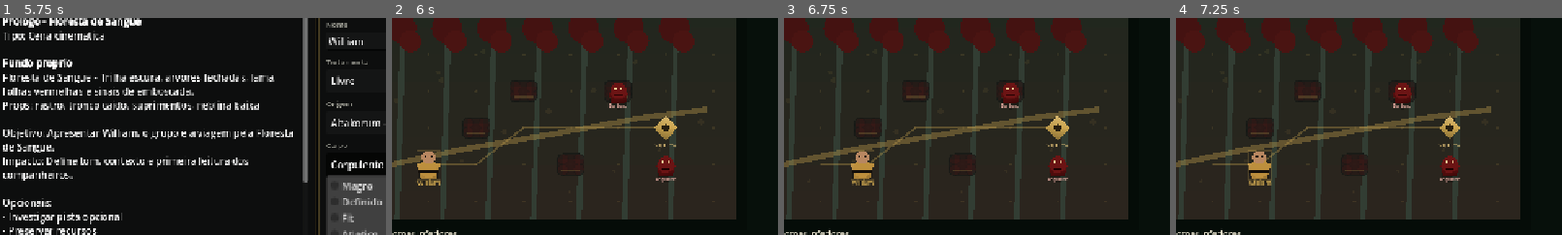
Above: before the commit, frames 1-4 (left to right).
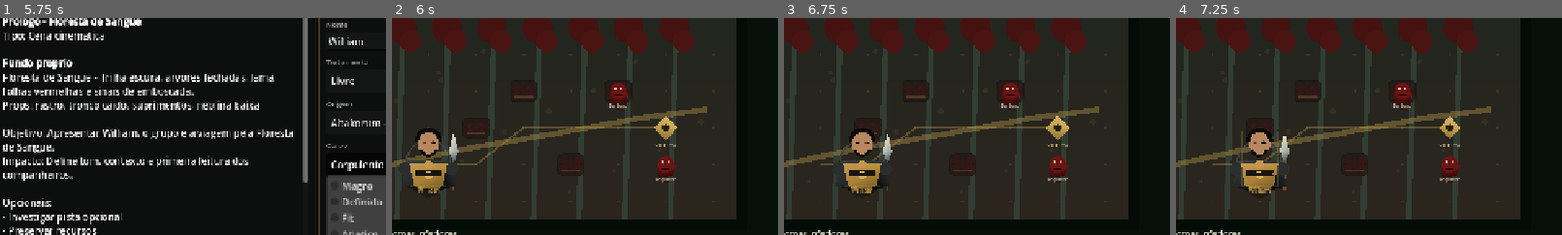
Above: after the commit, the same moments.

Repository: lzvsrx/aesdivinuscomplete
Game: Godot game, scene res://scenes/main.tscn
Two runs of this game, one before a commit and one after it. Both use one fixed random seed, a clock stepped at 60 frames per second and the inputs below.
Inputs:
- Up to frame 1 (5.75 s): click "Atletico" at 0.5 s; click "Trapezio" at 1.25 s; click "Definido" at 2 s; click "Oval" at 2.75 s; click "Musculoso" at 3.5 s; click "Amendoados" at 4.25 s; click "Corpulento" at 5 s
- Up to frame 2 (6 s): click "Jogar cena/missao" at 5.75 s
- Up to frame 3 (6.75 s): click "Livre" at 6.5 s
- Up to frame 4 (7.25 s): no input
The pictures show only the part of the screen within x 30-80%, y 33-83%; the shares and areas given below are measured in that part.

Frame 1 is identical in both runs. In frame 2, 1.9% of the frame differs, in the area x 2-18%, y 50-81%; in frame 3, 1.8%; in frame 4, 2.1%, in the area x 14-30%, y 50-81%.

Commit message:
Use character preview style in mission arena

Diff:
--- a/godot/data/aes_divinus_data.json
+++ b/godot/data/aes_divinus_data.json
@@ -1,5 +1,5 @@
 {
-  "generatedAt": "2026-08-24T23:11:01.800Z",
+  "generatedAt": "2026-08-24T23:23:18.525Z",
   "game": "Aes Divinus",
   "source": "src/data.js",
   "fearStates": {
--- a/godot/scripts/main.gd
+++ b/godot/scripts/main.gd
@@ -2163,30 +2163,215 @@
 
 	func _draw_player(board: Rect2, gold: Color) -> void:
 		var pos := _cell_center_visual(board, visual_player_cell)
-		var scale: float = clamp(min(_cell_size(board).x, _cell_size(board).y) / 76.0, 0.78, 1.35)
-		var body := Color(0.74, 0.56, 0.24)
+		var scale: float = clamp(min(_cell_size(board).x, _cell_size(board).y) / 70.0, 0.62, 1.05)
+		var palette := _player_palette()
+		var hair := _player_hair_color()
+		var eye := _player_eye_color()
+		var weapon := str(player_data.get("weapon", "iron_sword"))
 		if guarded:
-			draw_circle(pos, 34 * scale, Color(gold.r, gold.g, gold.b, 0.18))
-			draw_arc(pos, 31 * scale, -PI * 0.86, PI * 0.86, 28, Color(gold.r, gold.g, gold.b, 0.62), 4 * scale)
-		draw_circle(pos + Vector2(0, 23) * scale, 20 * scale, Color(0, 0, 0, 0.28))
+			draw_circle(pos, 39 * scale, Color(gold.r, gold.g, gold.b, 0.18))
+			draw_arc(pos, 36 * scale, -PI * 0.86, PI * 0.86, 28, Color(gold.r, gold.g, gold.b, 0.62), 4 * scale)
+		draw_circle(pos + Vector2(0, 31) * scale, 31 * scale, Color(0, 0, 0, 0.30))
+		_draw_player_weapon(pos, scale, weapon, gold)
+		_draw_player_cloak(pos, scale, palette.secondary)
+		_draw_player_body(pos, scale, palette.primary, gold)
+		_draw_soft_rect(Rect2(pos.x - 26 * scale, pos.y + 16 * scale, 52 * scale, 6 * scale), 3 * scale, Color(0.10, 0.08, 0.06))
+		draw_circle(pos + Vector2(0, 0) * scale, 8 * scale, palette.primary.lightened(0.08))
+		_draw_player_head(pos, scale)
+		_draw_player_hair(pos, scale, hair)
+		_draw_player_eye(pos + Vector2(-8, -42) * scale, scale, eye, -1)
+		_draw_player_eye(pos + Vector2(8, -42) * scale, scale, eye, 1)
+		draw_line(pos + Vector2(-8, -25) * scale, pos + Vector2(9, -25) * scale, Color(0.18, 0.08, 0.06), max(1.0, 2.0 * scale))
+		_draw_player_beard(pos, scale, hair)
+		draw_rect(Rect2(pos.x - 34 * scale, pos.y - 64 * scale, 68 * scale, 105 * scale), Color(gold.r, gold.g, gold.b, 0.24), false, max(1.5, 2.0 * scale))
+		draw_string(ThemeDB.fallback_font, pos + Vector2(-38, 53) * scale, player_data.get("name", "William"), HORIZONTAL_ALIGNMENT_CENTER, 76 * scale, 12 * scale, gold)
+
+	func _draw_player_cloak(pos: Vector2, scale: float, color: Color) -> void:
 		draw_polygon([
-			pos + Vector2(-24, -1) * scale,
-			pos + Vector2(24, -1) * scale,
-			pos + Vector2(16, 29) * scale,
-			pos + Vector2(-16, 29) * scale
+			pos + Vector2(-41, -9) * scale,
+			pos + Vector2(41, -9) * scale,
+			pos + Vector2(52, 41) * scale,
+			pos + Vector2(28, 47) * scale,
+			pos + Vector2(-28, 47) * scale,
+			pos + Vector2(-52, 41) * scale
 		], [
-			body.lightened(0.06),
-			body,
-			body.darkened(0.20),
-			body.darkened(0.08)
+			color.lightened(0.05),
+			color,
+			color.darkened(0.35),
+			Color(0.025, 0.028, 0.028),
+			Color(0.025, 0.028, 0.028),
+			color.darkened(0.20)
 		])
-		draw_circle(pos + Vector2(0, 8) * scale, 19 * scale, body)
-		draw_circle(pos + Vector2(0, -15) * scale, 14 * scale, Color(0.72, 0.53, 0.38))
-		draw_line(pos + Vector2(-21, 14) * scale, pos + Vector2(21, 14) * scale, Color(0.08, 0.06, 0.04), 4 * scale)
-		draw_circle(pos + Vector2(-6, -17) * scale, 2.2 * scale, Color.BLACK)
-		draw_circle(pos + Vector2(6, -17) * scale, 2.2 * scale, Color.BLACK)
-		draw_rect(Rect2(pos.x - 24 * scale, pos.y - 30 * scale, 48 * scale, 62 * scale), Color(gold.r, gold.g, gold.b, 0.24), false, max(2.0, 2.0 * scale))
-		draw_string(ThemeDB.fallback_font, pos + Vector2(-38, 43) * scale, player_data.get("name", "William"), HORIZONTAL_ALIGNMENT_CENTER, 76 * scale, 13 * scale, gold)
+		draw_arc(pos + Vector2(0, -4) * scale, 42 * scale, PI, TAU, 32, color.lightened(0.08), max(2.0, 3.0 * scale))
+
+	func _draw_player_body(pos: Vector2, scale: float, primary: Color, gold: Color) -> void:
+		var body_width: float = _player_body_width() * 0.44
+		var shoulder: float = body_width * 0.50
+		var waist: float = body_width * 0.38
+		var shape := str(player_data.get("bodyShape", "Trapezio"))
+		if shape == "Triangular":
+			shoulder = body_width * 0.34
+			waist = body_width * 0.55
+		elif shape == "Oval":
+			shoulder = body_width * 0.48
+			waist = body_width * 0.55
+		elif shape == "Triangulo invertido":
+			shoulder = body_width * 0.58
+			waist = body_width * 0.32
+		draw_polygon([
+			pos + Vector2(-shoulder, -1) * scale,
+			pos + Vector2(shoulder, -1) * scale,
+			pos + Vector2(waist, 39) * scale,
+			pos + Vector2(waist * 0.70, 45) * scale,
+			pos + Vector2(-waist * 0.70, 45) * scale,
+			pos + Vector2(-waist, 39) * scale
+		], [
+			primary.lightened(0.10),
+			primary,
+			primary.darkened(0.25),
+			primary.darkened(0.35),
+			primary.darkened(0.28),
+			primary.darkened(0.12)
+		])
+		draw_circle(pos + Vector2(-shoulder - 9, 8) * scale, 12 * scale, Color(0.17, 0.18, 0.18))
+		draw_circle(pos + Vector2(shoulder + 9, 8) * scale, 12 * scale, Color(0.17, 0.18, 0.18))
+		draw_line(pos + Vector2(-shoulder * 0.72, 13) * scale, pos + Vector2(shoulder * 0.72, 13) * scale, Color(0.10, 0.08, 0.06), max(2.0, 4.0 * scale))
+		draw_circle(pos + Vector2(0, 20) * scale, 7 * scale, gold.lightened(0.08))
+
+	func _draw_player_head(pos: Vector2, scale: float) -> void:
+		var face := str(player_data.get("face", "Oval"))
+		var head := Rect2(pos.x - 20 * scale, pos.y - 61 * scale, 40 * scale, 43 * scale)
+		if face == "Longo":
+			head = Rect2(pos.x - 18 * scale, pos.y - 65 * scale, 36 * scale, 49 * scale)
+		elif face == "Redondo":
+			head = Rect2(pos.x - 22 * scale, pos.y - 59 * scale, 44 * scale, 41 * scale)
+		_draw_soft_rect(head, 20 * scale, Color(0.72, 0.53, 0.38))
+		if face in ["Triangular", "Coracao", "Diamante"]:
+			draw_polygon([
+				pos + Vector2(-20, -43) * scale,
+				pos + Vector2(20, -43) * scale,
+				pos + Vector2(0, -15) * scale
+			], [
+				Color(0.72, 0.53, 0.38),
+				Color(0.64, 0.45, 0.32),
+				Color(0.58, 0.39, 0.28)
+			])
+
+	func _draw_player_hair(pos: Vector2, scale: float, hair: Color) -> void:
+		var style := str(player_data.get("hair", "Ondulado 2B"))
+		if style == "Raspado":
+			draw_arc(pos + Vector2(0, -46) * scale, 21 * scale, PI, TAU, 20, hair, max(3.0, 5.0 * scale))
+			return
+		var thickness := 8.0
+		if style.contains("Cacheado") or style.contains("Crespo"):
+			thickness = 13.0
+		elif style.contains("Liso"):
+			thickness = 10.0
+		draw_arc(pos + Vector2(0, -44) * scale, 22 * scale, PI, TAU, 24, hair, thickness * scale)
+		if style.contains("Cacheado") or style.contains("Crespo"):
+			for offset in [-14, -6, 5, 13]:
+				draw_circle(pos + Vector2(offset, -58 + abs(offset) * 0.18) * scale, 5 * scale, hair.lightened(0.05))
+
+	func _draw_player_eye(pos: Vector2, scale: float, eye: Color, side: int) -> void:
+		var eye_shape := str(player_data.get("eyeShape", "Amendoados"))
+		var width := 8.0
+		var height := 4.0
+		if eye_shape.contains("Redondos"):
+			height = 5.5
+		if eye_shape.contains("finos") or eye_shape.contains("Orientais"):
+			height = 3.0
+			width = 9.0
+		var tilt := 0.0
+		if eye_shape.contains("Caidos"):
+			tilt = side * 2.0
+		draw_line(pos + Vector2(-width * 0.5, tilt) * scale, pos + Vector2(width * 0.5, -tilt) * scale, Color(0.03, 0.03, 0.03), max(1.0, 2.0 * scale))
+		draw_circle(pos, height * 0.65 * scale, eye)
+		draw_circle(pos, height * 0.25 * scale, Color(0.02, 0.02, 0.02))
+
+	func _draw_player_beard(pos: Vector2, scale: float, hair: Color) -> void:
+		var beard := str(player_data.get("beard", "Barba curta"))
+		if beard == "Sem barba":
+			return
+		if beard == "Bigode nobre":
+			draw_line(pos + Vector2(-10, -31) * scale, pos + Vector2(10, -31) * scale, hair, max(2.0, 4.0 * scale))
+		elif beard == "Cavanhaque":
+			draw_circle(pos + Vector2(0, -18) * scale, 5 * scale, hair)
+		elif beard == "Barba cheia":
+			draw_arc(pos + Vector2(0, -33) * scale, 18 * scale, 0.1, PI - 0.1, 24, hair, max(5.0, 8.0 * scale))
+		else:
+			draw_arc(pos + Vector2(0, -31) * scale, 14 * scale, 0.2, PI - 0.2, 18, hair, max(3.0, 5.0 * scale))
+
+	func _draw_player_weapon(pos: Vector2, scale: float, weapon: String, gold: Color) -> void:
+		if weapon == "bow":
+			draw_arc(pos + Vector2(48, 2) * scale, 35 * scale, -PI / 2, PI / 2, 28, Color(0.48, 0.28, 0.12), max(2.0, 4.0 * scale))
+			draw_line(pos + Vector2(48, -33) * scale, pos + Vector2(48, 37) * scale, Color(0.88, 0.82, 0.62), max(1.0, 1.6 * scale))
+			draw_line(pos + Vector2(16, 0) * scale, pos + Vector2(47, 0) * scale, gold, max(1.5, 2.0 * scale))
+		elif weapon == "spear" or weapon == "aes_spear":
+			draw_line(pos + Vector2(46, -58) * scale, pos + Vector2(46, 48) * scale, Color(0.75, 0.61, 0.28), max(2.0, 4.0 * scale))
+			draw_polygon([
+				pos + Vector2(46, -70) * scale,
+				pos + Vector2(56, -52) * scale,
+				pos + Vector2(46, -40) * scale,
+				pos + Vector2(36, -52) * scale
+			], [Color(0.9, 0.88, 0.78), Color(0.52, 0.56, 0.56), Color(0.24, 0.26, 0.26), Color(0.78, 0.78, 0.72)])
+		else:
+			draw_line(pos + Vector2(48, -32) * scale, pos + Vector2(48, 47) * scale, Color(0.45, 0.27, 0.16), max(2.0, 4.0 * scale))
+			draw_polygon([
+				pos + Vector2(48, -61) * scale,
+				pos + Vector2(57, -25) * scale,
+				pos + Vector2(48, -3) * scale,
+				pos + Vector2(39, -25) * scale
+			], [Color(0.9, 0.9, 0.84), Color(0.58, 0.62, 0.62), Color(0.25, 0.28, 0.28), Color(0.78, 0.78, 0.72)])
+
+	func _player_palette() -> Dictionary:
+		var palette_id := str(player_data.get("palette", "iron_gold"))
+		if palette_id == "blue_steel":
+			return {"primary": Color(0.45, 0.62, 0.70), "secondary": Color(0.18, 0.24, 0.28)}
+		if palette_id == "blood_iron":
+			return {"primary": Color(0.48, 0.16, 0.12), "secondary": Color(0.15, 0.08, 0.07)}
+		if palette_id == "green_oath":
+			return {"primary": Color(0.32, 0.52, 0.36), "secondary": Color(0.08, 0.16, 0.10)}
+		if palette_id == "ash_violet":
+			return {"primary": Color(0.44, 0.40, 0.54), "secondary": Color(0.16, 0.14, 0.20)}
+		return {"primary": Color(0.74, 0.56, 0.24), "secondary": Color(0.18, 0.20, 0.20)}
+
+	func _player_body_width() -> float:
+		var body := str(player_data.get("body", "Atletico"))
+		if body == "Magro":
+			return 88.0
+		if body in ["Definido", "Fit"]:
+			return 108.0
+		if body in ["Forte", "Musculoso"]:
+			return 142.0
+		if body in ["Corpulento", "Gordinho"]:
+			return 164.0
+		return 128.0
+
+	func _player_eye_color() -> Color:
+		var key := str(player_data.get("eyeColor", "Castanho")).to_lower()
+		if key.contains("violeta") or key.contains("ametista"):
+			return Color(0.56, 0.40, 0.79)
+		if key.contains("azul") or key.contains("safira"):
+			return Color(0.36, 0.64, 0.85)
+		if key.contains("verde"):
+			return Color(0.43, 0.64, 0.37)
+		if key.contains("cinza"):
+			return Color(0.66, 0.69, 0.68)
+		if key.contains("ambar") or key.contains("mel"):
+			return Color(0.86, 0.58, 0.18)
+		return Color(0.42, 0.24, 0.10)
+
+	func _player_hair_color() -> Color:
+		var key := str(player_data.get("hairColor", "Preto natural")).to_lower()
+		if key.contains("loiro") or key.contains("dourado"):
+			return Color(0.78, 0.62, 0.25)
+		if key.contains("cobre") or key.contains("vermelho"):
+			return Color(0.70, 0.24, 0.12)
+		if key.contains("castanho") or key.contains("marrom"):
+			return Color(0.34, 0.20, 0.11)
+		if key.contains("cinza") or key.contains("acinzentado"):
+			return Color(0.42, 0.42, 0.40)
+		return Color(0.04, 0.035, 0.03)
 
 	func _cell_center_visual(board: Rect2, cell: Vector2) -> Vector2:
 		var cs := _cell_size(board)
Not shown, changed: tests/godot_mission_arena.test.mjs
